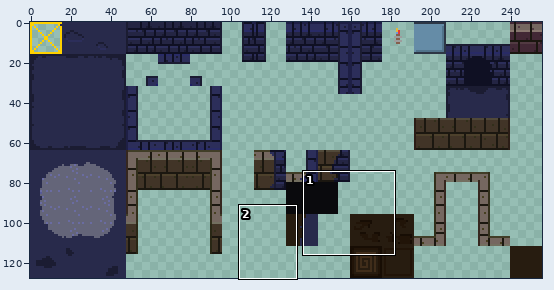
Sprite sheet, stored at assets/gfx/tileset.png. Above, an overview of the earlier version with the close-up marked.
Close-up. First the earlier version:
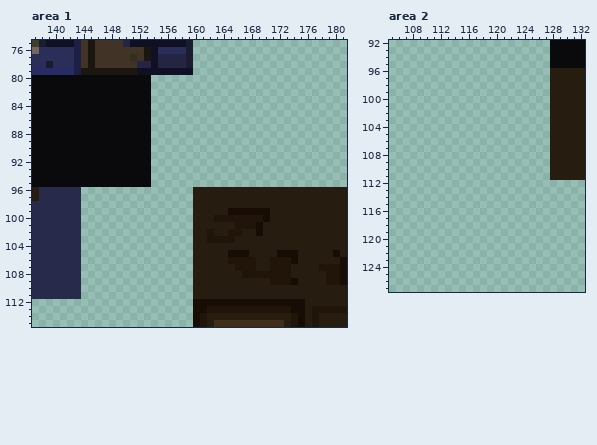
The file is 256x128 pixels. Pixels under 10% opacity are left out. Colours within 5 levels of each other are drawn and written as one. Shown: area 1: x 137..181, y 75..115; area 2: x 105..132, y 92..127.
Once edited:
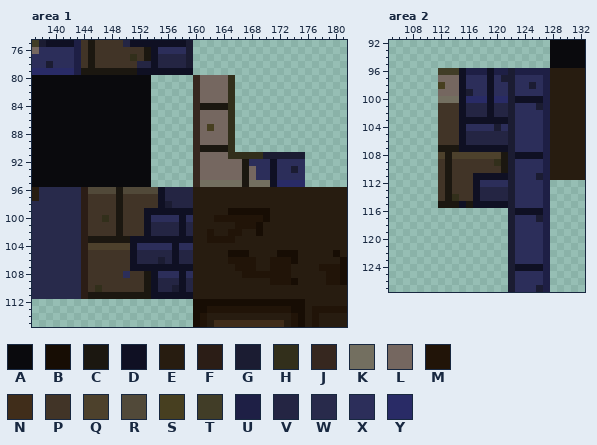
Palette (. is transparent): A #0a0a0d  B #170d04  C #1b1710  D #0f1023  E #271c10  F #2b1d16  G #1b1c32  H #322f1b  J #36271f  K #736f60  L #756760  M #211408  N #402d1a  P #413427  Q #4d412c  R #514939  S #473f20  T #413d27  U #1e1f45  V #242543  W #282a4b  X #2c2e5a  Y #292b66
From old to new:
--- area 1
@@ x 137..181 @@
  79 YYYYYYUCCCCCCCCDDDDDDDD......................
- 80 AAAAAAAAAAAAAAAAA............................
- 81 AAAAAAAAAAAAAAAAA............................
- 82 AAAAAAAAAAAAAAAAA............................
- 83 AAAAAAAAAAAAAAAAA............................
- 84 AAAAAAAAAAAAAAAAA............................
- 85 AAAAAAAAAAAAAAAAA............................
- 86 AAAAAAAAAAAAAAAAA............................
- 87 AAAAAAAAAAAAAAAAA............................
- 88 AAAAAAAAAAAAAAAAA............................
- 89 AAAAAAAAAAAAAAAAA............................
- 90 AAAAAAAAAAAAAAAAA............................
- 91 AAAAAAAAAAAAAAAAA............................
- 92 AAAAAAAAAAAAAAAAA............................
- 93 AAAAAAAAAAAAAAAAA............................
- 94 AAAAAAAAAAAAAAAAA............................
- 95 AAAAAAAAAAAAAAAAA............................
- 96 EWWWWWW................EEEEEEEEEEEEEEEEEEEEEE
- 97 EWWWWWW................EEEEEEEEEEEEEEEEEEEEEE
- 98 WWWWWWW................EEEEEEEEEEEEEEEEEEEEEE
- 99 WWWWWWW................EEEEEBBBBBBEEEEEEEEEEE
-100 WWWWWWW................EEEMMMMMMMBEEEEEEEEEEE
-101 WWWWWWW................EEEEEEMMMBEEEEEEEEEEEE
-102 WWWWWWW................EEMEEMMEEBEEEEEEEEEEEE
-103 WWWWWWW................EEMMMMEEEEEEEEEEEEEEEE
-104 WWWWWWW................EEEEEEEEEEEEEEEEEEEEEE
-105 WWWWWWW................EEEEEBBBEEEEBBBEEEEEBE
-106 WWWWWWW................EEEEEMMMMEEMMMBEEEEEEB
-107 WWWWWWW................EEEEEEMMMEEMMMEEEEMMMB
-108 WWWWWWW................EEEEEEEMMMMMMMEEEEEMMB
-109 WWWWWWW................EEEEEEEEEEEMMMBEEEEMMB
-110 WWWWWWW................EEEEEEEEEEEEEEEEEEEEEE
-111 WWWWWWW................EEEEEEEEEEEEEEEEEEEEEE
+ 80 AAAAAAAAAAAAAAAAA......JLLLLH................
+ 81 AAAAAAAAAAAAAAAAA......JLLLLH................
+ 82 AAAAAAAAAAAAAAAAA......JLLLLH................
+ 83 AAAAAAAAAAAAAAAAA......JLLLLH................
+ 84 AAAAAAAAAAAAAAAAA......JCCCCH................
+ 85 AAAAAAAAAAAAAAAAA......JLLLLH................
+ 86 AAAAAAAAAAAAAAAAA......JLLLLH................
+ 87 AAAAAAAAAAAAAAAAA......JLSLLH................
+ 88 AAAAAAAAAAAAAAAAA......JLLLLH................
+ 89 AAAAAAAAAAAAAAAAA......JLLLLH................
+ 90 AAAAAAAAAAAAAAAAA......JCCCCH................
+ 91 AAAAAAAAAAAAAAAAA......JLLLLHHHHHGGGGGG......
+ 92 AAAAAAAAAAAAAAAAA......JLLLLLLCXXXDXXXX......
+ 93 AAAAAAAAAAAAAAAAA......JLLLLLLCLXXDXXGX......
+ 94 AAAAAAAAAAAAAAAAA......JLLLLLLCLXXDXXXX......
+ 95 AAAAAAAAAAAAAAAAA......JKKKKKKCKKKDYYYY......
+ 96 EWWWWWWFRRRRCRRRRRDVVVVEEEEEEEEEEEEEEEEEEEEEE
+ 97 EWWWWWWFPPPPCPPPPPDVVVVEEEEEEEEEEEEEEEEEEEEEE
+ 98 WWWWWWWFPPPPCPPPPPDGVVVEEEEEEEEEEEEEEEEEEEEEE
+ 99 WWWWWWWFPPPPCPPPDDDDDDDEEEEEBBBBBBEEEEEEEEEEE
+100 WWWWWWWFPPHPCPPPDXXXXDXEEEMMMMMMMBEEEEEEEEEEE
+101 WWWWWWWFPPPPCPPPDVVVVDVEEEEEEMMMBEEEEEEEEEEEE
+102 WWWWWWWFPPPPCPPPDVVVVDVEEMEEMMEEBEEEEEEEEEEEE
+103 WWWWWWWFCCCCCCDDDDDDDDDEEMMMMEEEEEEEEEEEEEEEE
+104 WWWWWWWFQQQQQQDXXXXXDXXEEEEEEEEEEEEEEEEEEEEEE
+105 WWWWWWWFPPPPPPDVVVVVDVVEEEEEBBBEEEEBBBEEEEEBE
+106 WWWWWWWFPPPPPPDVVVGVDVVEEEEEMMMMEEMMMBEEEEEEB
+107 WWWWWWWFPPPPPPDDDDDDDDDEEEEEEMMMEEMMMEEEEMMMB
+108 WWWWWWWFPPPPPXPPCDXXXDXEEEEEEEMMMMMMMEEEEEMMB
+109 WWWWWWWFPPPPPPPPCDVVVDVEEEEEEEEEEEMMMBEEEEMMB
+110 WWWWWWWFPHPPPPPPCDVVGDVEEEEEEEEEEEEEEEEEEEEEE
+111 WWWWWWWFCCCCCCCCCDDDDDDEEEEEEEEEEEEEEEEEEEEEE
 112 .......................BBBBBBBBBBBBBBBBEEEEEE
--- area 2
@@ x 105..132 @@
  95 .......................AAAAA
- 96 .......................EEEEE
- 97 .......................EEEEE
- 98 .......................EEEEE
- 99 .......................EEEEE
-100 .......................EEEEE
-101 .......................EEEEE
-102 .......................EEEEE
-103 .......................EEEEE
-104 .......................EEEEE
-105 .......................EEEEE
-106 .......................EEEEE
-107 .......................EEEEE
-108 .......................EEEEE
-109 .......................EEEEE
-110 .......................EEEEE
-111 .......................EEEEE
-112 ............................
-113 ............................
-114 ............................
-115 ............................
-116 ............................
-117 ............................
-118 ............................
-119 ............................
-120 ............................
-121 ............................
-122 ............................
-123 ............................
-124 ............................
-125 ............................
-126 ............................
-127 ............................
+ 96 .......TTTDUUUDUUGUUUUUEEEEE
+ 97 .......LLLDXXXDXGGXXXXUEEEEE
+ 98 .......SLLDXXXDXXGXXGXUEEEEE
+ 99 .......LLLDGXXDXXGXXXXUEEEEE
+100 .......KKKDYYYDYYGDDDDUEEEEE
+101 .......PPPDVVVDVVGXXXGUEEEEE
+102 .......PPPDVVVDVVGXXXXUEEEEE
+103 .......PPPDDDDDDDGXXXXUEEEEE
+104 .......PPPDXXXXGXGXXXXUEEEEE
+105 .......PPPDVVVVVVGXXXXUEEEEE
+106 .......PPPDVVVVVVGXXXXUEEEEE
+107 .......CCCDDDDDDDGXXXXUEEEEE
+108 .......QCQQQQQQQCGDDDDUEEEEE
+109 .......PCPPPPPPHCGXXXXUEEEEE
+110 .......PCPPPPPPPCGXXXXUEEEEE
+111 .......PCPPPDDDDDGXXXGUEEEEE
+112 .......PCPPPDXXXXGXXXXU.....
+113 .......PCPPPDVVVVGXXXXU.....
+114 .......PCHPPDVVVVGXXXXU.....
+115 .......CCCDCDDDDDGXXXXU.....
+116 .................GDDDDU.....
+117 .................GXXXGU.....
+118 .................GXXXXU.....
+119 .................GXXXXU.....
+120 .................GXXXXU.....
+121 .................GXXXXU.....
+122 .................GXXXXU.....
+123 .................GXXXXU.....
+124 .................GDDDDU.....
+125 .................GXXXXU.....
+126 .................GXXXXU.....
+127 .................GXXXGU.....
